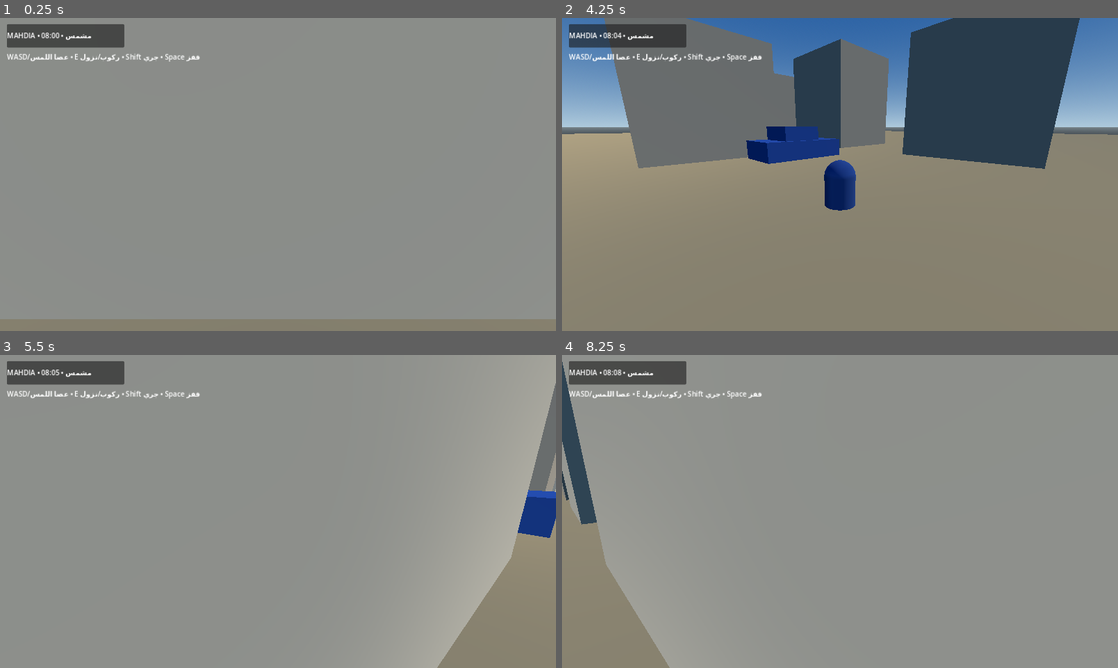
Above: before the commit, frames 1-4 (two rows, left to right).
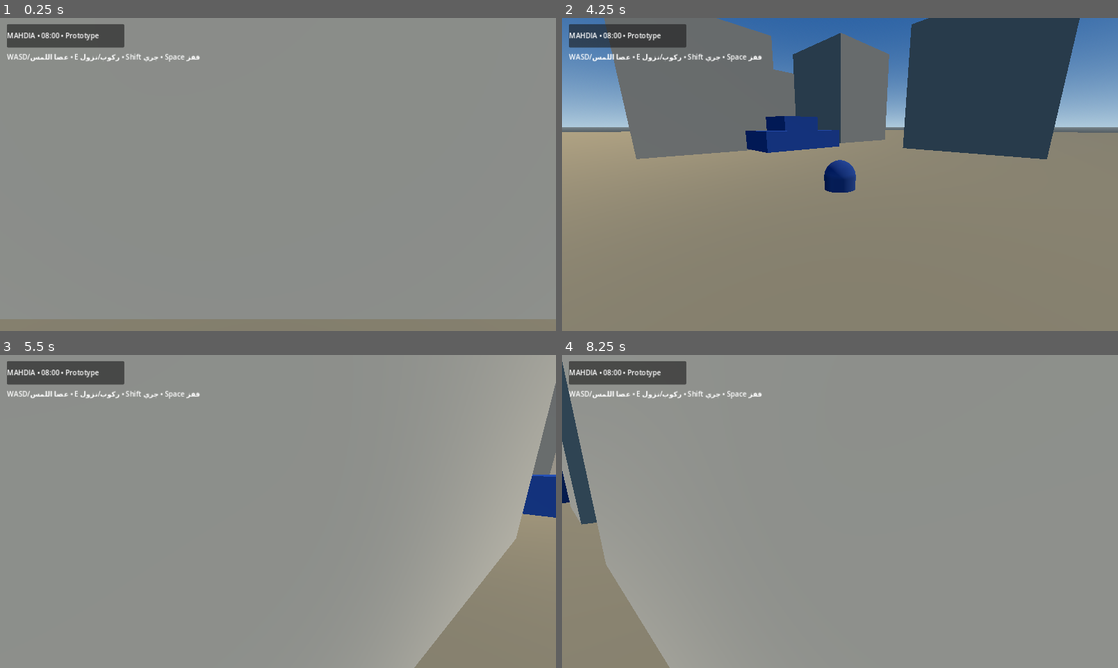
Above: after the commit, the same moments.

Repository: stevennpllk-crypto/REAL-LIFE-MAHDIA
Game: Godot game, scene res://scenes/Main.tscn
Same seed, same stepped clock (60 frames per second), same inputs: the game is played once before the commit and once after it.
Inputs (mouse positions are in pixels of both pictures, inside the frame that each line leads up to):
- Up to frame 1 (0.25 s): no input
- Up to frame 2 (4.25 s): tap Enter at 0.5 s; move the mouse to (867, 174) at 0.52 s; hold W (move_forward) from 0.53 s (still down); tap E (interact) at 0.6, 1.35, 2.3, 2.85, 3.6 s; tap Space (jump) at 0.77, 1.52, 3.02, 3.77 s; move the mouse to (812, 174) at 1.27 s; move the mouse to (851, 168) at 2.02 s; hold Shift (run) 2.03-2.78 s; move the mouse to (834, 180) at 2.77 s; move the mouse to (878, 177) at 3.52 s
- Up to frame 3 (5.5 s): keep holding W (move_forward); move the mouse to (233, 508) at 4.27 s; tap Shift (run) at 4.35 s; tap Space (jump) at 4.52 s; tap E (interact) at 4.55, 5.1 s; move the mouse to (283, 511) at 5.02 s
- Up to frame 4 (8.25 s): move the mouse to (817, 505) at 5.77 s; release W (move_forward) at 5.78 s; hold D (move_right) 5.78-6.53 s; tap E (interact) at 5.85, 6.8, 7.35, 8.1 s; tap Space (jump) at 6.02, 6.77, 7.52 s; move the mouse to (867, 511) at 6.52 s; hold Shift (run) 6.53-7.28 s; hold W (move_forward) from 6.53 s (still down); move the mouse to (812, 511) at 7.27 s; move the mouse to (851, 505) at 8.02 s

The runs differ from the first frame. In frame 1, less than 0.1% of the frame differs, in the area x 11-18%, y 4-8%; in frame 2, 3.8%, in the area x 0-100%, y 0-62%; in frame 3, 1.9%; in frame 4, 0.2%.
Error before the commit: Invalid call. Nonexistent function 'setup' in base 'Node'. (res://scripts/main.gd:157)
Error after the commit: Invalid call. Nonexistent function 'setup' in base 'Node'. (res://scripts/main.gd:163)

Commit message:
Connect life activities to the main world

Diff:
--- a/scripts/main.gd
+++ b/scripts/main.gd
@@ -7,6 +7,7 @@
 const WORLD_SYSTEMS = preload("res://scripts/world_systems.gd")
 const NETWORK_SCRIPT = preload("res://scripts/multiplayer_manager.gd")
 const SAVE_SCRIPT = preload("res://scripts/save_manager.gd")
+const LIFE_SCRIPT = preload("res://scripts/life_manager.gd")
 
 var player: CharacterBody3D
 var sun: DirectionalLight3D
@@ -16,6 +17,7 @@
 var world_systems: Node
 var network_manager: Node
 var save_manager: Node
+var life_manager: Node
 
 func _ready() -> void:
 	randomize()
@@ -136,6 +138,10 @@
 	save_manager = Node.new()
 	save_manager.set_script(SAVE_SCRIPT)
 	add_child(save_manager)
+	life_manager = Node.new()
+	life_manager.set_script(LIFE_SCRIPT)
+	add_child(life_manager)
+	life_manager.setup(player, save_manager)
 
 func _build_hud() -> void:
 	var layer := CanvasLayer.new()
@@ -157,11 +163,14 @@
 	controls.setup(player)
 
 func _process(_delta: float) -> void:
-	if Input.is_action_just_pressed("interact") and is_instance_valid(vehicle):
+	if (Input.is_action_just_pressed("interact") or player.interact_requested) and is_instance_valid(vehicle):
 		if vehicle.driver == player:
 			vehicle.exit_vehicle()
 		elif player.global_position.distance_to(vehicle.global_position) < 4.0:
 			vehicle.enter_vehicle(player)
+		else:
+			life_manager.try_interact()
+		player.interact_requested = false
 	if is_instance_valid(status_label):
 		var hour_value: float = world_systems.hour if is_instance_valid(world_systems) else 8.0
 		status_label.text = "MAHDIA • %02d:%02d • %s" % [int(hour_value), int(fposmod(hour_value * 60.0, 60.0)), world_systems.weather]
